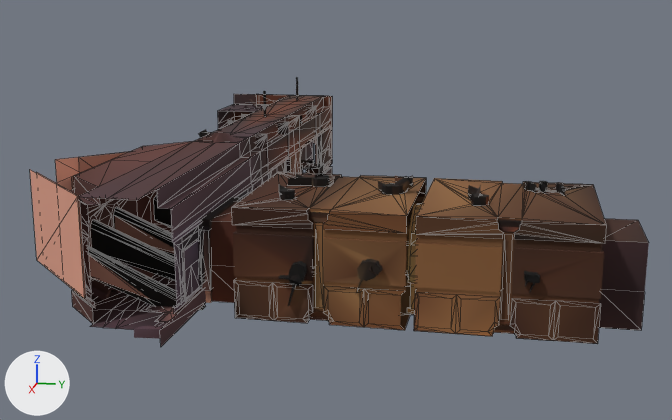
The glTF model Project/area/3 evil foundry/act 1/environment/model/03Connection.gltf: old version first, new version second.
Both versions are drawn from a camera (50 mm lens) standing at (-253.8, 101.0, 7.3) and looking at (-383.4, 75.1, -25.1). The lights are fixed; the arrows at lower left show +X, +Y and +Z. Mesh edges are drawn as thin lines on the coarser meshes.

Objects in the first picture: 'stg030_g05_Mesh_0', 'stg030_lighting_06_Mesh_0', 'stg030_o05_Mesh_11', 'stg030_o06_Mesh_2', 'stg030_o06_Mesh_26', 'stg030_o06_Mesh_4', 'stg030_o10_Mesh_16', 'stg030_o10_Mesh_20', 'stg030_o10_Mesh_28', 'stg030_o10_Mesh_33', 'stg030_o10_Mesh_4', 'stg030_o10_Mesh_50'.
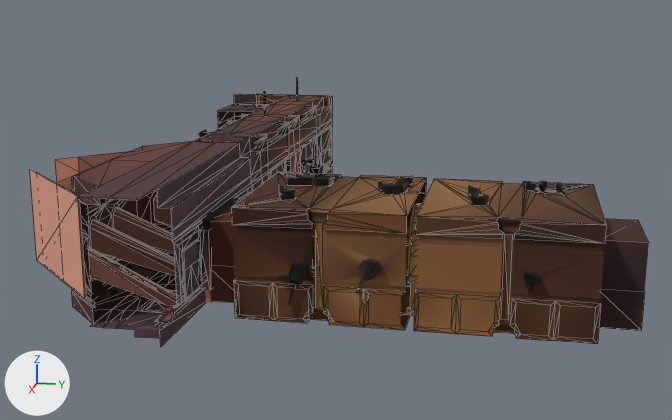
Where the change shows, as pixel boxes [x1, y1, x2, y2] in the pictures (672 x 420 px):
'stg030_g05_Mesh_0', deleted: before [88, 195, 410, 310]
'stg030_lighting_06_Mesh_0', unchanged, uncovered by the edit: before [88, 203, 174, 299]; after [88, 195, 177, 306]

The change, as a list of edits to the scene's bpy script:
```text
Remove ob_stg030_g05_mesh_0:
    ob_stg030_g05_mesh_0 = bpy.data.objects.new('stg030_g05_Mesh_0', me_stg030_g05_mesh_0)
    ob_stg030_g05_mesh_0.location = (0.0, 0.0, 0.0)
```
